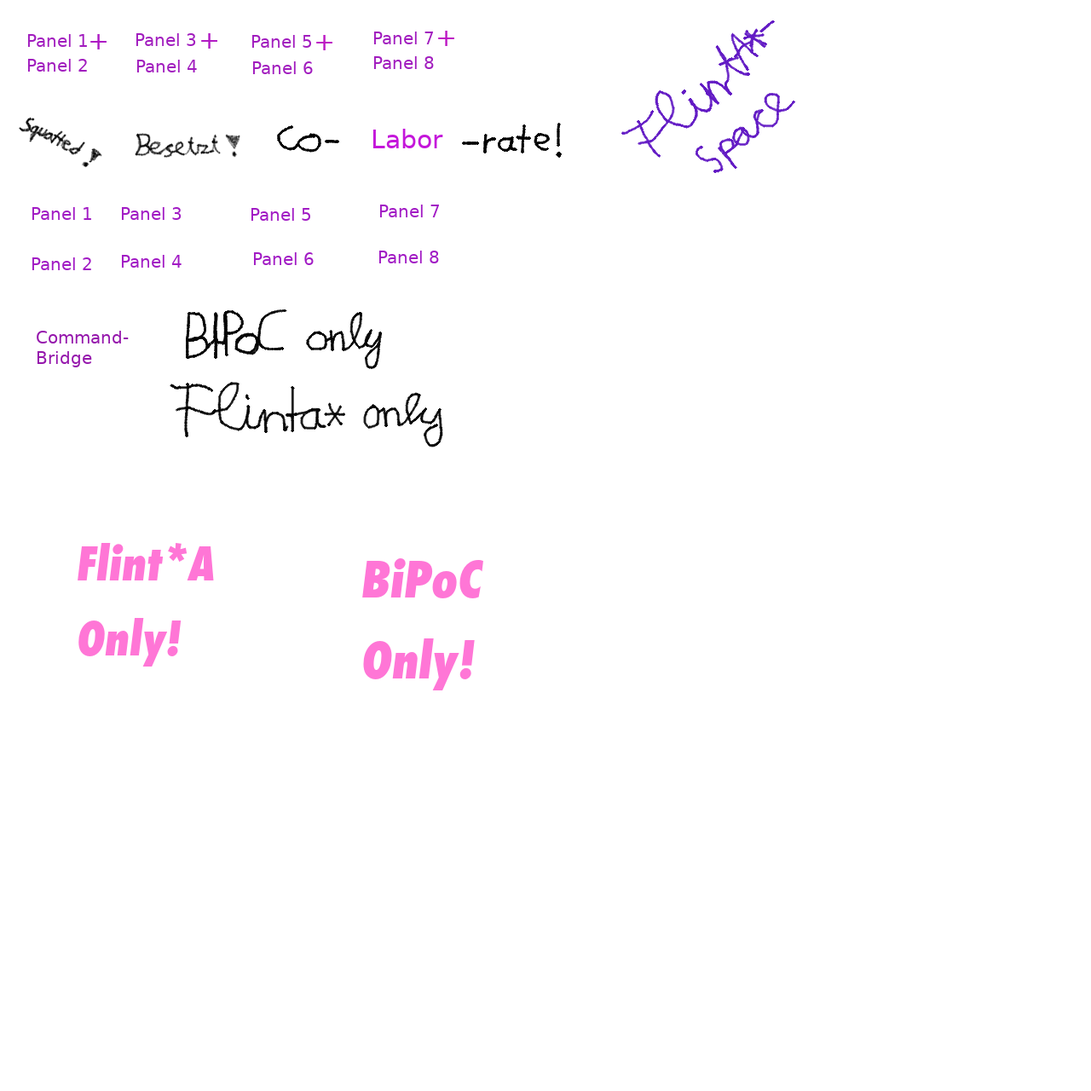
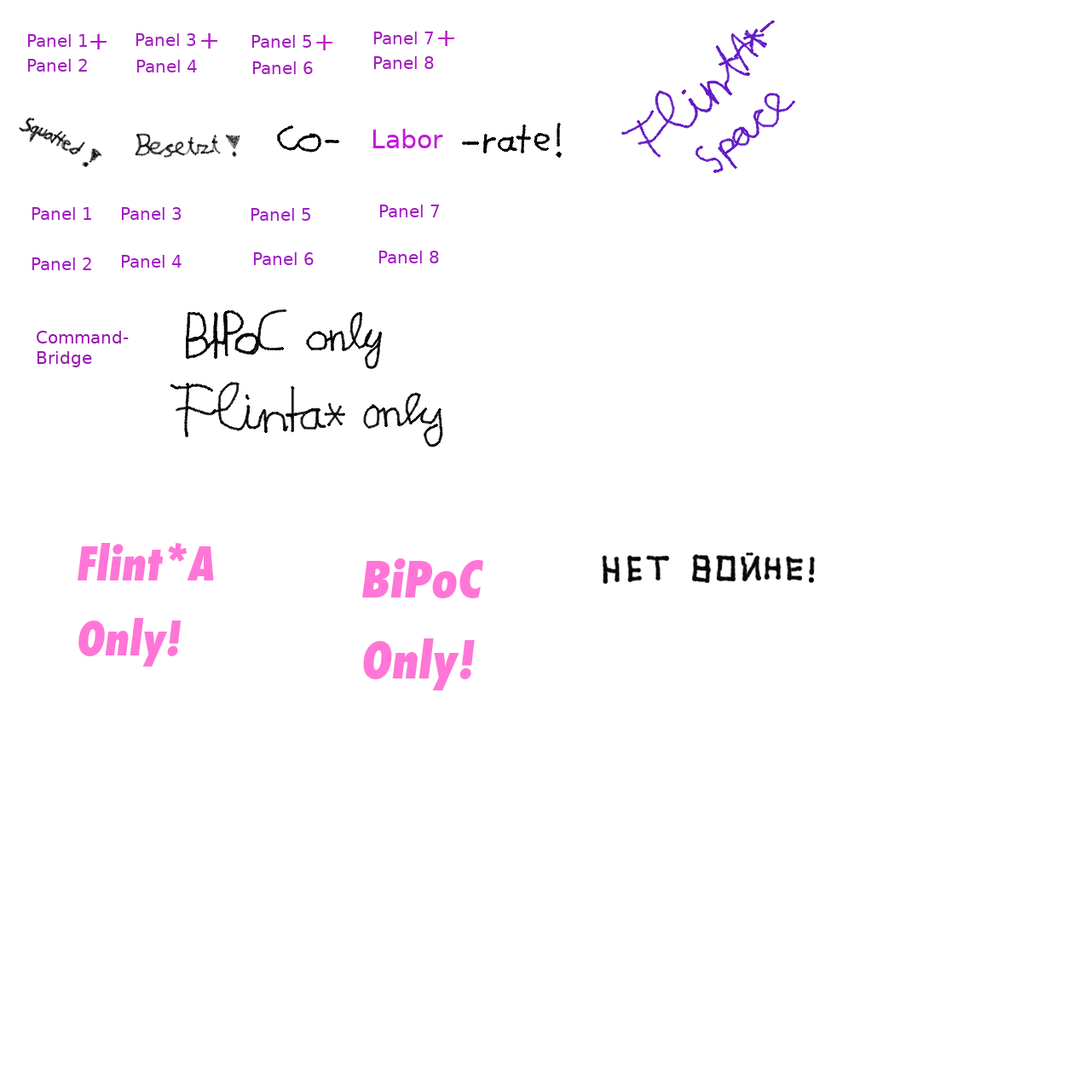
Layers edited between the first and the second w=1091, h=1091 image:
painted on "Layer" over <box>602,552,817,585</box>
